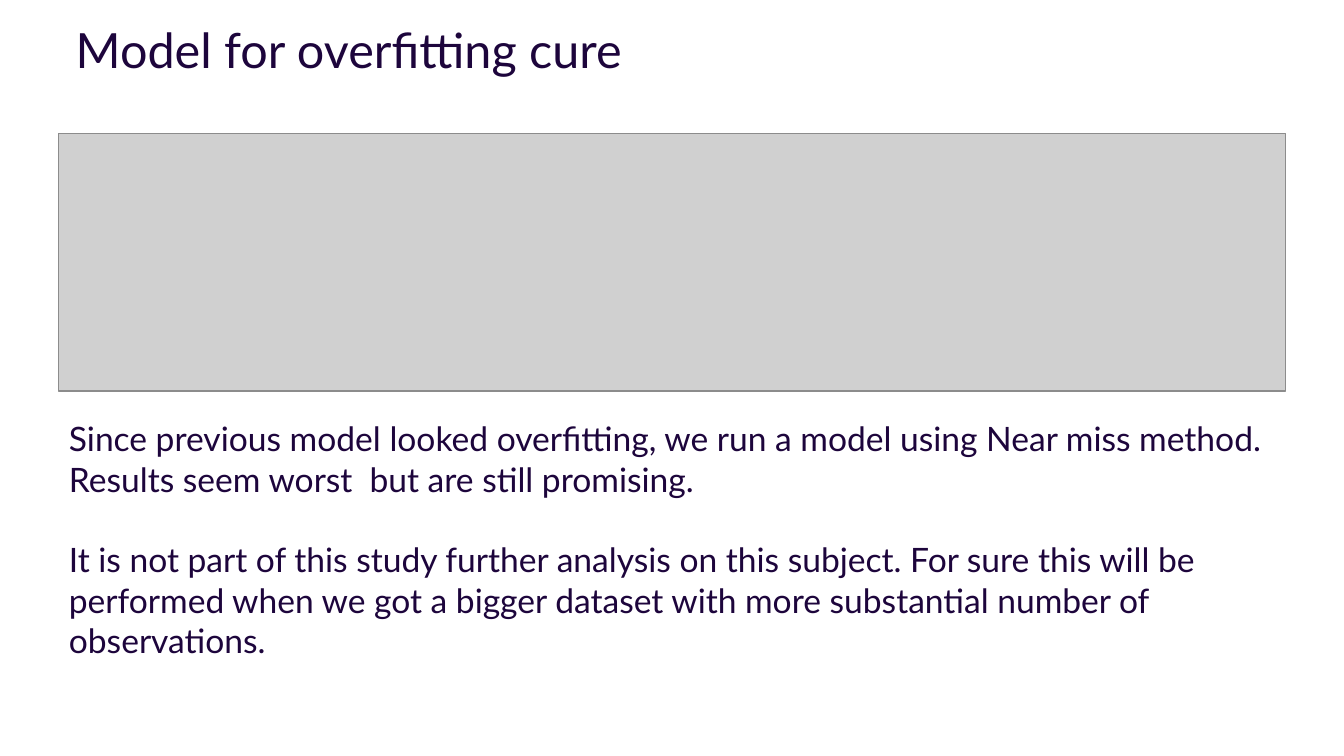
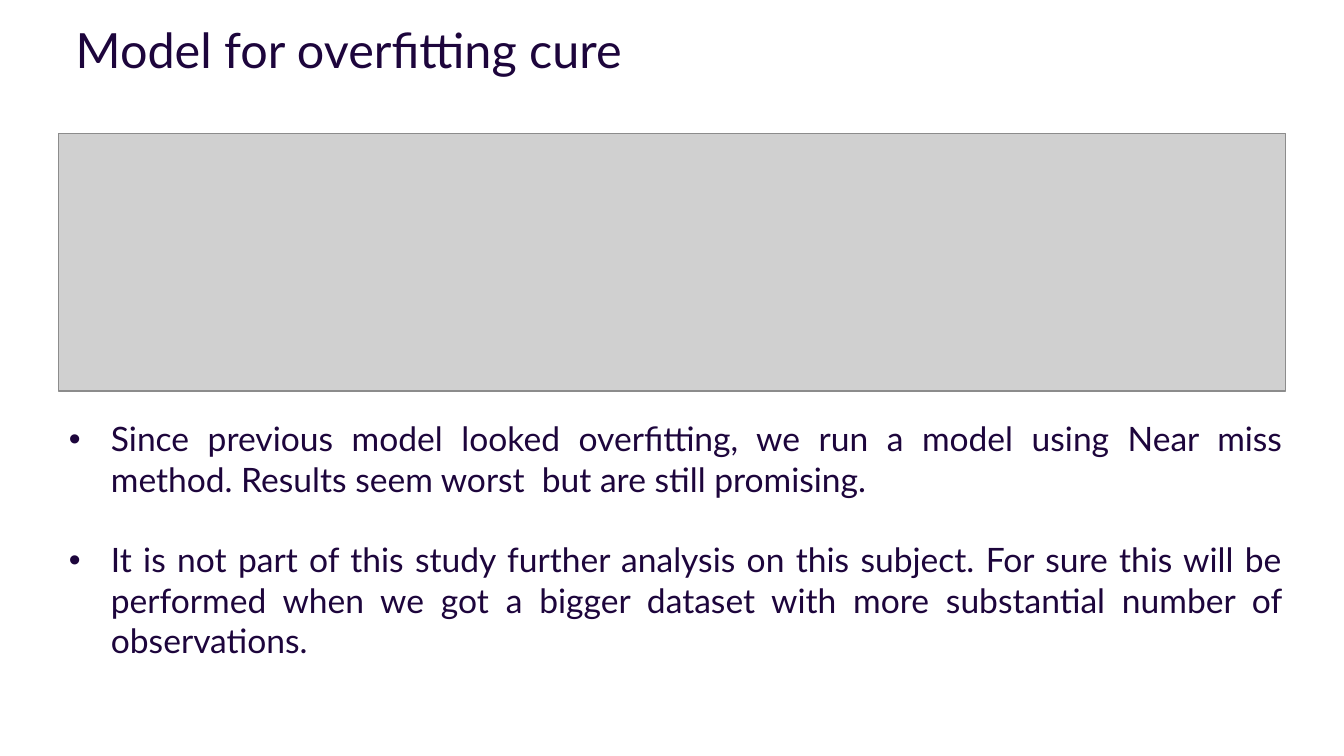
Before and after one commit to s610917/ProjectML, a slide deck: slide 22 of ML project presentation_opposites_DM.pptx. Drawn at 1344x756 pixels with LibreOffice and Linux fonts; fonts in the diff are those of the drawing; grey boxes stand for pictures; background and template pictures are left out. Boxes give left, top, right and bottom in pixels: in the first picture for what was removed or moved away, otherwise in the second. Text is boxed around its words. In the diff, an @@ line names an element or a change of style, - is before the commit and + after.

```diff
--- a/ML project presentation_opposites_DM.pptx
+++ b/ML project presentation_opposites_DM.pptx
@@ text "Since previous model looked overfitting, ..." at (111,426,1282,654): alignment left to justified; bullet none to • @@
```
Also in this commit, not shown: 3 other slides changed.
